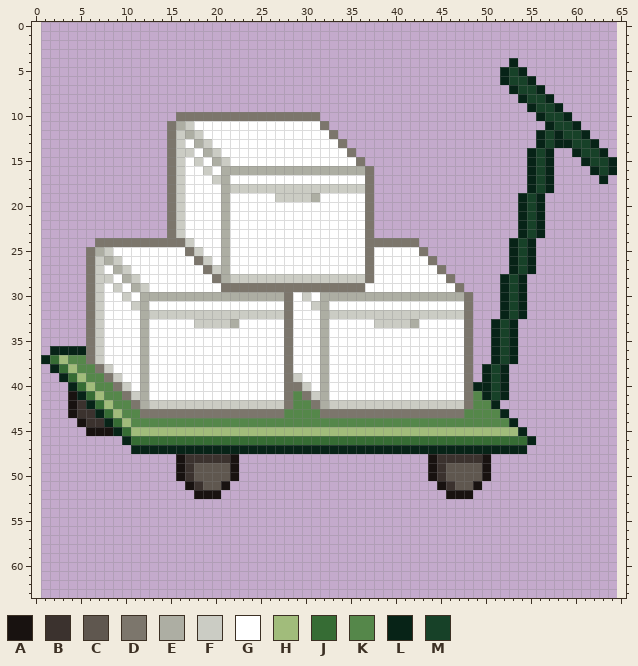
Pixel-art file, stored at assets/img/carrinho da marmita.aseprite. The picture above was drawn from the file before the commit.
64x64 pixels, 1 frame. The old version is drawn lined up with the new one, on the new canvas.
Visible layers, top first: "Layer 4", "Layer 2", "Layer 3", "Layer 1".
Palette (. is transparent): A #181210  B #3b322e  C #5f574f  D #7c766c  E #adaea3  F #cbccc4  G #ffffff  H #a1bc7b  J #366c34  K #55874a  L #072317  M #174128
Pixels before (only the part around the change), first column x 0:
 0 ..................................................................
 1 ..................................................................
 2 ..................................................................
 3 ..................................................................
 4 .....................................................L............
 5 ....................................................LML...........
 6 ....................................................LMML..........
 7 .....................................................LMML.........
 8 ......................................................LMML........
 9 .......................................................LMML.......
10 ................DDDDDDDDDDDDDDDD........................LMML......
11 ...............DEFGGGGGGGGGGGGGGD........................LMML.....
12 ...............DFEFGGGGGGGGGGGGGGD......................LMLMML....
13 ...............DFGEFGGGGGGGGGGGGGGD.....................LMLLMML...
14 ...............DFFGEFGGGGGGGGGGGGGGD...................LML..LMML..
15 ...............DFGFGEFGGGGGGGGGGGGGGD..................LML...LMML.
16 ...............DFGGFGEEEEEEEEEEEEEEEED.................LML....LML.
17 ...............DFGGGFEGGGGGGGGGGGGGGGD.................LML.....L..
18 ...............DFGGGGEFFFFFFFFFFFFFFFD.................LML........
19 ...............DFGGGGEGGGGGFFFFEGGGGGD................LML.........
20 ...............DFGGGGEGGGGGGGGGGGGGGGD................LML.........
21 ...............DFGGGGEGGGGGGGGGGGGGGGD................LML.........
22 ...............DFGGGGEGGGGGGGGGGGGGGGD................LML.........
23 ...............DFGGGGEGGGGGGGGGGGGGGGD................LML.........
24 .......DDDDDDDDDDFGGGEGGGGGGGGGGGGGGGDDDDDD..........LML..........
25 ......DEFGGGGGGGGDFGGEGGGGGGGGGGGGGGGDGGGGGD.........LML..........
26 ......DFEFGGGGGGGGDFGEGGGGGGGGGGGGGGGDGGGGGGD........LML..........
27 ......DFGEFGGGGGGGGDFEGGGGGGGGGGGGGGGDGGGGGGGD.......LML..........
28 ......DFFGEFGGGGGGGGDEFFFFFFFFFFFFFFFDGGGGGGGGD.....LML...........
29 ......DFGFGEFGGGGGGGGDDDDDDDDDDDDDDDDGGGGGGGGGGD....LML...........
30 ......DFGGFGEEEEEEEEEEEEEEEEDGFGEEEEEEEEEEEEEEEED...LML...........
31 ......DFGGGFEGGGGGGGGGGGGGGGDGGFEGGGGGGGGGGGGGGGD...LML...........
32 ......DFGGGGEFFFFFFFFFFFFFFFDGGGEFFFFFFFFFFFFFFFD...LML...........
33 ......DFGGGGEGGGGGFFFFEGGGGGDGGGEGGGGGFFFFEGGGGGD..LML............
34 ......DFGGGGEGGGGGGGGGGGGGGGDGGGEGGGGGGGGGGGGGGGD..LML............
35 ......DFGGGGEGGGGGGGGGGGGGGGDGGGEGGGGGGGGGGGGGGGD..LML............
36 ..LLLLDFGGGGEGGGGGGGGGGGGGGGDGGGEGGGGGGGGGGGGGGGD..LML............
37 .LJHKKDFGGGGEGGGGGGGGGGGGGGGDGGGEGGGGGGGGGGGGGGGD..LML............
38 ..LJHKKDFGGGEGGGGGGGGGGGGGGGDGGGEGGGGGGGGGGGGGGGD.LML.............
39 ...LJHKKDFGGEGGGGGGGGGGGGGGGDFGGEGGGGGGGGGGGGGGGD.LML.............
40 ....LJHKKDFGEGGGGGGGGGGGGGGGDDFGEGGGGGGGGGGGGGGGDLLML.............
41 ....ALJHKKDFEGGGGGGGGGGGGGGGDKDFEGGGGGGGGGGGGGGGDKLML.............
42 ....ABLJHKKDEFFFFFFFFFFFFFFFDKKDEFFFFFFFFFFFFFFFDKKL..............
43 ....ABBLJHKKDDDDDDDDDDDDDDDDKKKKDDDDDDDDDDDDDDDDKKKKL.............
44 .....ABBLJHKKKKKKKKKKKKKKKKKKKKKKKKKKKKKKKKKKKKKKKKKKL............
45 ......AAALJHHHHHHHHHHHHHHHHHHHHHHHHHHHHHHHHHHHHHHHHHHHL...........
46 ..........LJJJJJJJJJJJJJJJJJJJJJJJJJJJJJJJJJJJJJJJJJJJJL..........
47 ...........LLLLLLLLLLLLLLLLLLLLLLLLLLLLLLLLLLLLLLLLLLLL...........
48 ................ABBBBBA.....................ABBBBBA...............
49 ................ABCCCCA.....................ABCCCCA...............
50 ................ABCCCCA.....................ABCCCCA...............
51 .................ABCCA.......................ABCCA................
52 ..................AAA.........................AAA.................
53 ..................................................................
54 ..................................................................
55 ..................................................................
56 ..................................................................
57 ..................................................................
58 ..................................................................
59 ..................................................................
60 ..................................................................
61 ..................................................................
62 ..................................................................
63 ..................................................................
The result:
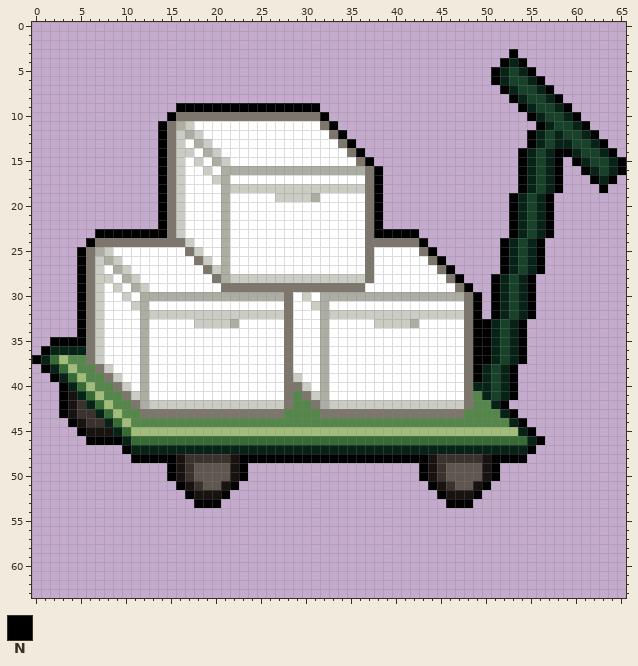
Colours new in this view: N #000000
What changed:
canvas 64x64 -> 66x64, the old top-left corner now at 1,0
y 3: x 53 . -> N
y 4: x 52 . -> N; x 54 . -> N
y 5: x 51 . -> N; x 55 . -> N
y 6: x 51 . -> N; x 56 . -> N
y 7: x 52 . -> N; x 57 . -> N
y 8: x 53 . -> N; x 58 . -> N
y 9: x 16..31 ................ -> NNNNNNNNNNNNNNNN; x 54 . -> N; x 59 . -> N
y 10: x 15 . -> N; x 32 . -> N; x 55 . -> N; x 60 . -> N
y 11: x 14 . -> N; x 33 . -> N; x 56 . -> N; x 61 . -> N
y 12: x 14 . -> N; x 34 . -> N; x 55 . -> N; x 62 . -> N
y 13: x 14 . -> N; x 35 . -> N; x 55 . -> N; x 63 . -> N
y 14: x 14 . -> N; x 36 . -> N; x 54 . -> N; x 58..59 .. -> NN; x 64 . -> N
y 15: x 14 . -> N; x 37 . -> N; x 54 . -> N; x 58 . -> N; x 60 . -> N; x 65 . -> N
y 16: x 14 . -> N; x 38 . -> N; x 54 . -> N; x 58 . -> N; x 61 . -> N; x 65 . -> N
y 17: x 14 . -> N; x 38 . -> N; x 54 . -> N; x 58 . -> N; x 62 . -> N; x 64 . -> N
y 18: x 14 . -> N; x 38 . -> N; x 54 . -> N; x 58 . -> N; x 63 . -> N
y 19..22: x 14 . -> N; x 38 . -> N; x 53 . -> N; x 57 . -> N
y 23: x 7..14 ........ -> NNNNNNNN; x 38..42 ..... -> NNNNN; x 53 . -> N; x 57 . -> N
y 24: x 6 . -> N; x 43 . -> N; x 52 . -> N; x 56 . -> N
y 25: x 5 . -> N; x 44 . -> N; x 52 . -> N; x 56 . -> N
y 26: x 5 . -> N; x 45 . -> N; x 52 . -> N; x 56 . -> N
y 27: x 5 . -> N; x 46 . -> N; x 52 . -> N; x 56 . -> N
y 28: x 5 . -> N; x 47 . -> N; x 51 . -> N; x 55 . -> N
y 29: x 5 . -> N; x 48 . -> N; x 51 . -> N; x 55 . -> N
y 30..32: x 5 . -> N; x 49 . -> N; x 51 . -> N; x 55 . -> N
y 33..34: x 5 . -> N; x 49..50 .. -> NN; x 54 . -> N
y 35: x 2..5 .... -> NNNN; x 49..50 .. -> NN; x 54 . -> N
y 36: x 1 . -> N; x 49..50 .. -> NN; x 54 . -> N
y 37: x 0 . -> N; x 49..50 .. -> NN; x 54 . -> N
y 38: x 1 . -> N; x 49 . -> N; x 53 . -> N
y 39: x 2 . -> N; x 49 . -> N; x 53 . -> N
y 40..41: x 3 . -> N; x 53 . -> N
y 42: x 3 . -> N; x 52 . -> N
y 43: x 3 . -> N; x 53 . -> N
y 44: x 4 . -> N; x 54 . -> N
y 45: x 5 . -> N; x 55 . -> N
y 46: x 6..9 .... -> NNNN; x 56 . -> N
y 47: x 10 . -> N; x 55 . -> N
y 48: x 11..15 ..... -> NNNNN; x 23..43 ..................... -> NNNNNNNNNNNNNNNNNNNNN; x 51..54 .... -> NNNN
y 49..50: x 15 . -> N; x 23 . -> N; x 43 . -> N; x 51 . -> N
y 51: x 16 . -> N; x 22 . -> N; x 44 . -> N; x 50 . -> N
y 52: x 17 . -> N; x 21 . -> N; x 45 . -> N; x 49 . -> N
y 53: x 18..20 ... -> NNN; x 46..48 ... -> NNN
Changed places in both pictures, as pixel boxes (x1, y1, x2, y2):
added: (32, 49, 626, 508)
